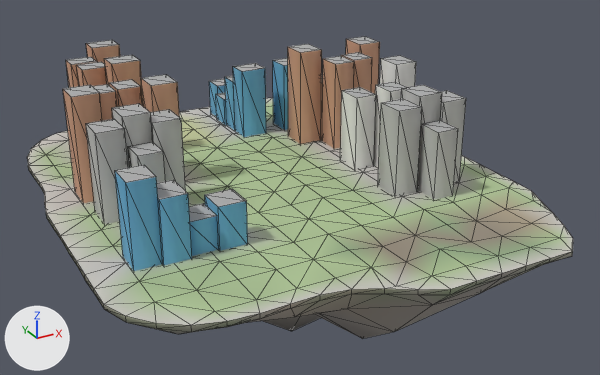
A saved change to the glTF model godot_project/remake/sky/islands/SKY-059.lod1.glb.
One viewpoint serves both versions: a 50 mm camera at (-120.7, -241.9, 115.0) aimed at (8.8, -6.4, -2.7). Every picture has the same lights, and +X, +Y and +Z are marked at lower left. The picture after the commit comes second. Mesh edges are drawn as thin lines.

The older version as bpy lines, for what is in view:
```python
me_buildings = bpy.data.meshes.new('buildings')
me_buildings.from_pydata(...)  # 330 vertices, 420 faces; spans x -63.0..63.5, y -42.1..77.9, z -0.5..36.5
me_buildings.materials.append(mat_sky_lod_bldg)
me_deck = bpy.data.meshes.new('deck')
me_deck.from_pydata(...)  # 224 vertices, 381 faces; spans x -76.0..74.0, y -91.0..85.0, z -2.0..0.0
me_deck.materials.append(mat_sky_deck)
me_rock = bpy.data.meshes.new('rock')
me_rock.from_pydata(...)  # 189 vertices, 311 faces; spans x -76.0..74.0, y -91.0..85.0, z -49.0..0.0
me_rock.materials.append(mat_sky_rock)
ob_buildings = bpy.data.objects.new('buildings', me_buildings)
ob_buildings.location = (0.0, 0.0, 0.0)
ob_deck = bpy.data.objects.new('deck', me_deck)
ob_deck.location = (0.0, 0.0, 0.0)
ob_rock = bpy.data.objects.new('rock', me_rock)
ob_rock.location = (0.0, 0.0, 0.0)
```
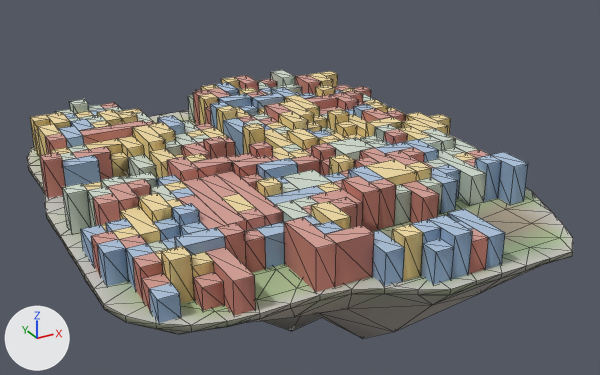
Pixel boxes [x1, y1, x2, y2] of what changed, in the pictures (600 x 375 px):
'warren_hull', added: after [30, 70, 528, 323]
'buildings', deleted: before [63, 36, 466, 271]
'deck', unchanged, covered by the edit: before [27, 98, 573, 325]; after [27, 110, 573, 325]

Patch to the scene script:
```diff
--- a/godot_project/remake/sky/islands/SKY-059.lod1.glb.py
+++ b/godot_project/remake/sky/islands/SKY-059.lod1.glb.py
@@ me_warren_hull @@
+me_warren_hull.from_pydata(...)  # 1322 vertices, 3060 faces; spans x -72.0..72.0, y -87.0..81.0, z 0.0..13.0
+me_warren_hull.materials.append(mat_sky_lod_bldg)
@@ ob_buildings @@
-ob_buildings = bpy.data.objects.new('buildings', me_buildings)
-ob_buildings.location = (0.0, 0.0, 0.0)
@@ ob_warren_hull @@
+ob_warren_hull = bpy.data.objects.new('warren_hull', me_warren_hull)
+ob_warren_hull.location = (0.0, 0.0, 0.0)
```
